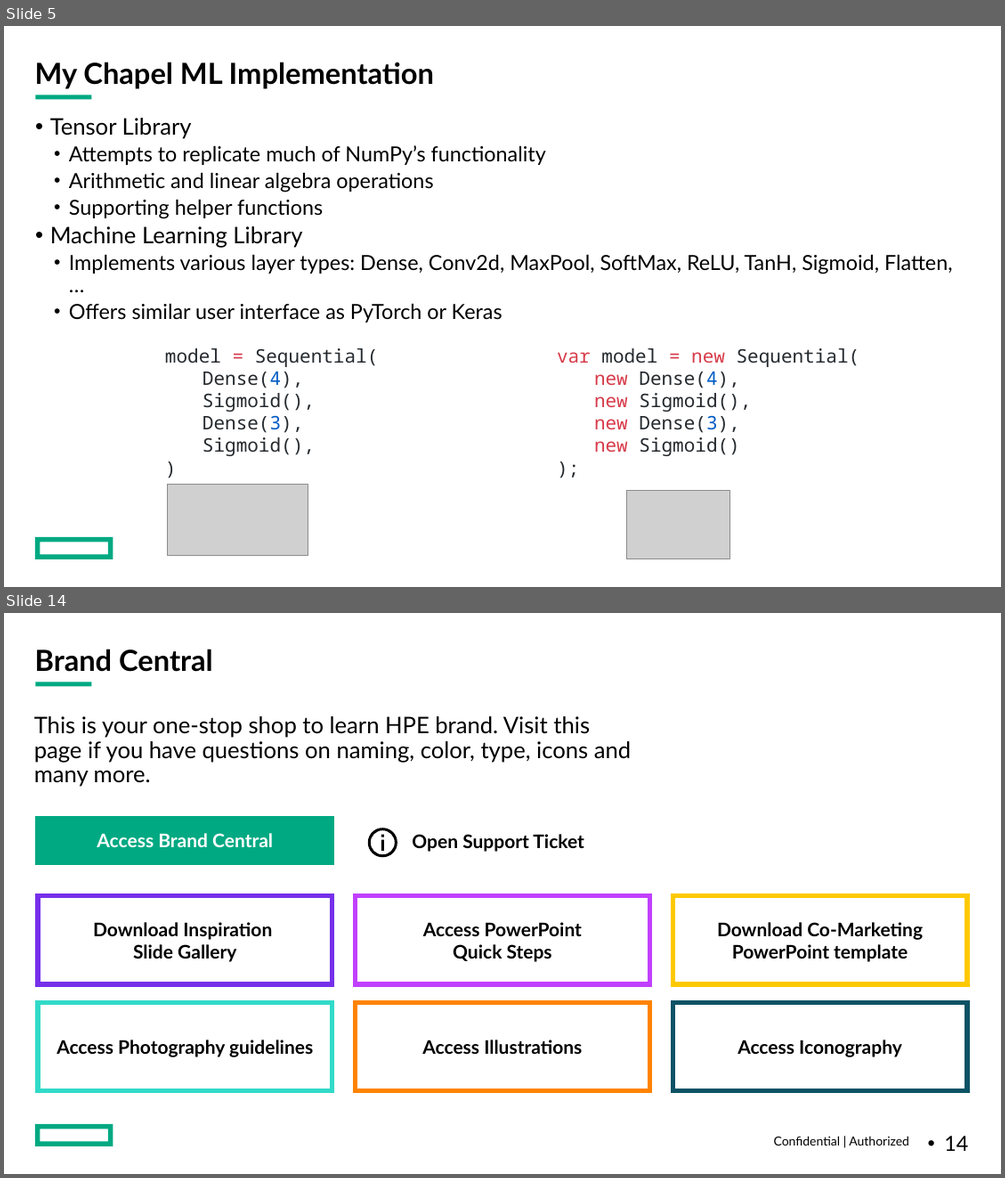
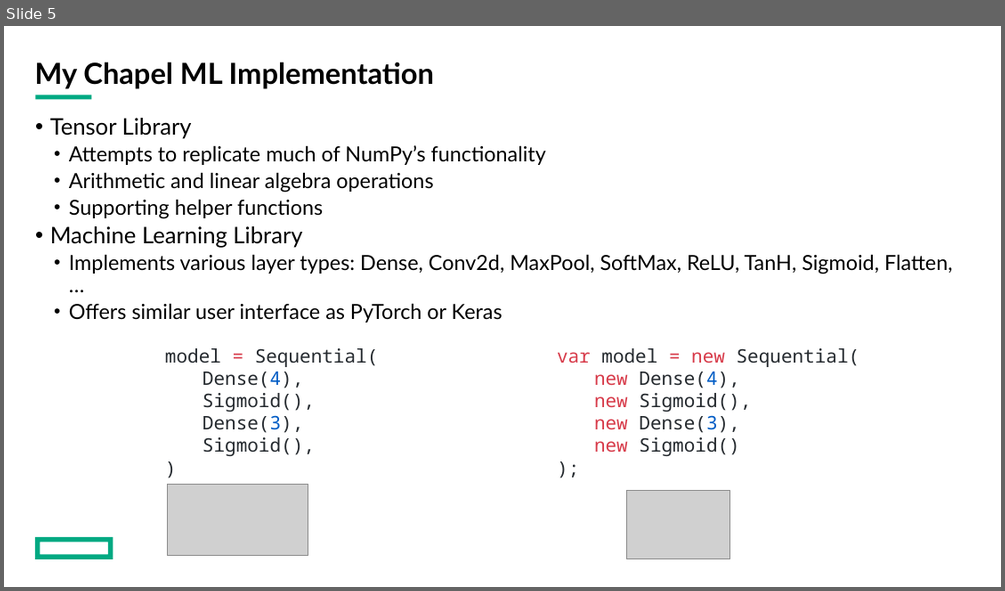
Before and after one commit to Iainmon/ml-chapel, a slide deck: Presentation1.pptx. Shown one above the other, each under a label of ours: slides 5 and 14 before the commit, slide 5 after it; the slides between them are not shown. The pictures are 1005x1178 and 1005x591 pixels, drawn with LibreOffice and Linux fonts; fonts in the diff are those of the drawing; grey boxes stand for pictures. Boxes give left, top, right and bottom in pixels: in the first picture for what was removed or moved away, otherwise in the second. Text is boxed around its words. In the diff, an @@ line names an element or a change of style, - is before the commit and + after.

```diff
--- a/Presentation1.pptx
+++ b/Presentation1.pptx
@@ slide 14 removed at bbox=[4, 613, 1001, 1174], background #FFFFFF; not listed: 2 template elements that a slide beside it also shows @@
@@ title removed at bbox=[35, 649, 213, 672] @@
-Brand Central
@@ text removed at bbox=[34, 716, 631, 787] @@
-This is your one-stop shop to learn HPE brand. Visit this page if you have questions on naming, color, type, icons and many more.
@@ rectangle removed at bbox=[38, 818, 332, 862] @@
-Access Brand Central
@@ freeform shape removed at bbox=[368, 827, 397, 857] @@
@@ text removed at bbox=[412, 834, 584, 852] @@
-Open Support Ticket
@@ group removed at bbox=[38, 896, 967, 1091]: 6 rectangles @@
-Access Iconography
-Access Illustrations
-Access Photography guidelines
-Download Co-Marketing
-PowerPoint template
-Access PowerPoint
-Quick Steps
-Download Inspiration
-Slide Gallery
@@ text removed at bbox=[774, 1135, 909, 1145] @@
-Confidential | Authorized
@@ page number removed at bbox=[944, 1135, 968, 1151] @@
-• 14
```
Also in this commit, not shown: 1 slide changed, 2 slides added, 10 other slides removed, 1 other file.
